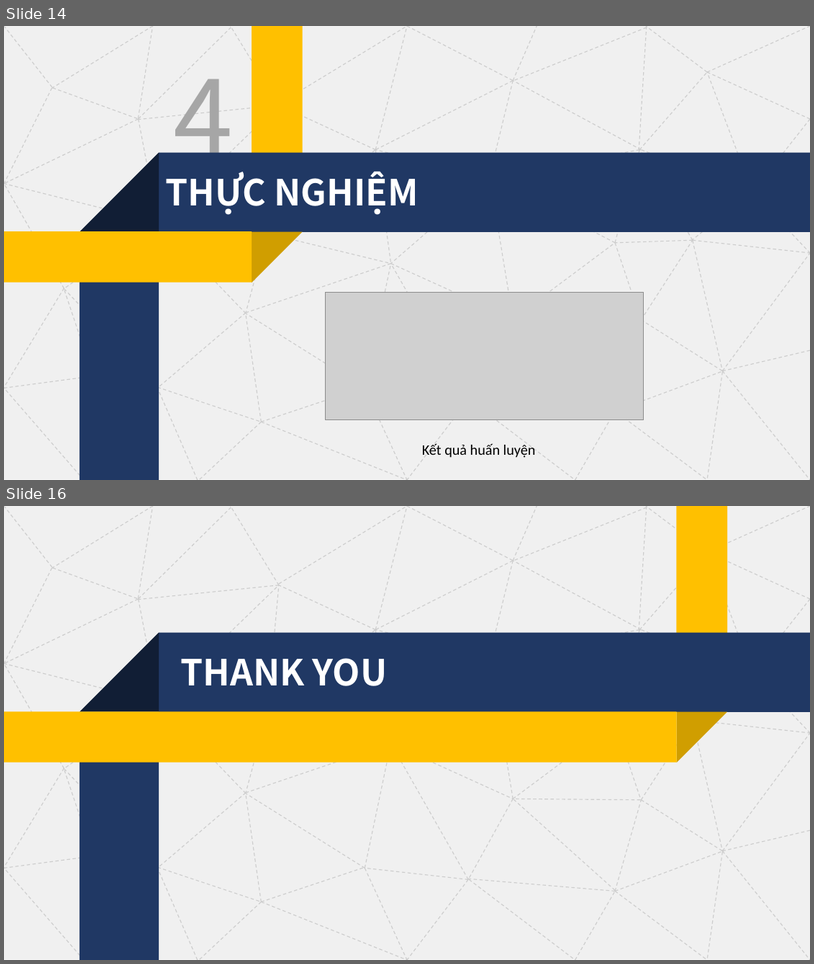
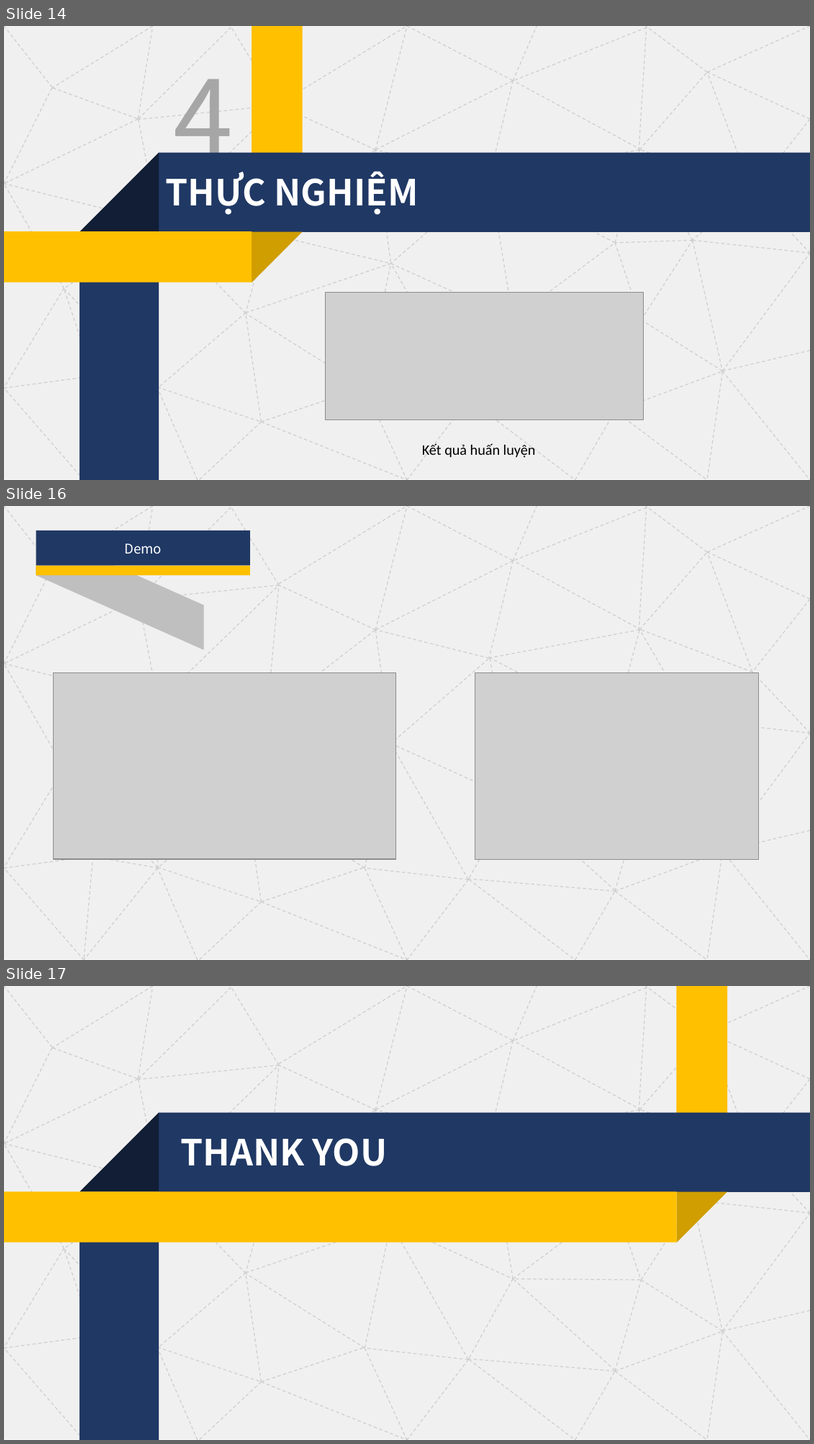
Before and after one commit to SevenScorpions/TST, a slide deck: Baocao/52000449_52000008.pptx. Shown one above the other, each under a label of ours: slides 14 and 16 before the commit, slides 14, 16 and 17 after it; the slides between them are not shown. The pictures are 814x964 and 814x1444 pixels, drawn with LibreOffice and Linux fonts; fonts in the diff are those of the drawing; grey boxes stand for pictures. Boxes give left, top, right and bottom in pixels: in the first picture for what was removed or moved away, otherwise in the second. Text is boxed around its words. In the diff, an @@ line names an element or a change of style, - is before the commit and + after.

```diff
--- a/Baocao/52000449_52000008.pptx
+++ b/Baocao/52000449_52000008.pptx
@@ slide 16 added at [4,506,810,960], background #FFFFFF; not listed: 78 template elements that a slide beside it also shows @@
@@ parallelogram added at [36,530,204,649], fill #BFBFBF @@
@@ rectangle added at [36,530,251,565], fill #203864 @@
@@ text added at [124,543,162,554], 12 pt, text #FFFFFF @@
+Demo
@@ rectangle added at [36,566,251,575], fill #FFC000 @@
@@ picture added at [53,673,396,860] @@
@@ picture added at [475,673,759,860] @@
@@ what was slide 16 is now slide 17 @@
```
Also in this commit, not shown: 1 slide changed, 1 other file.
